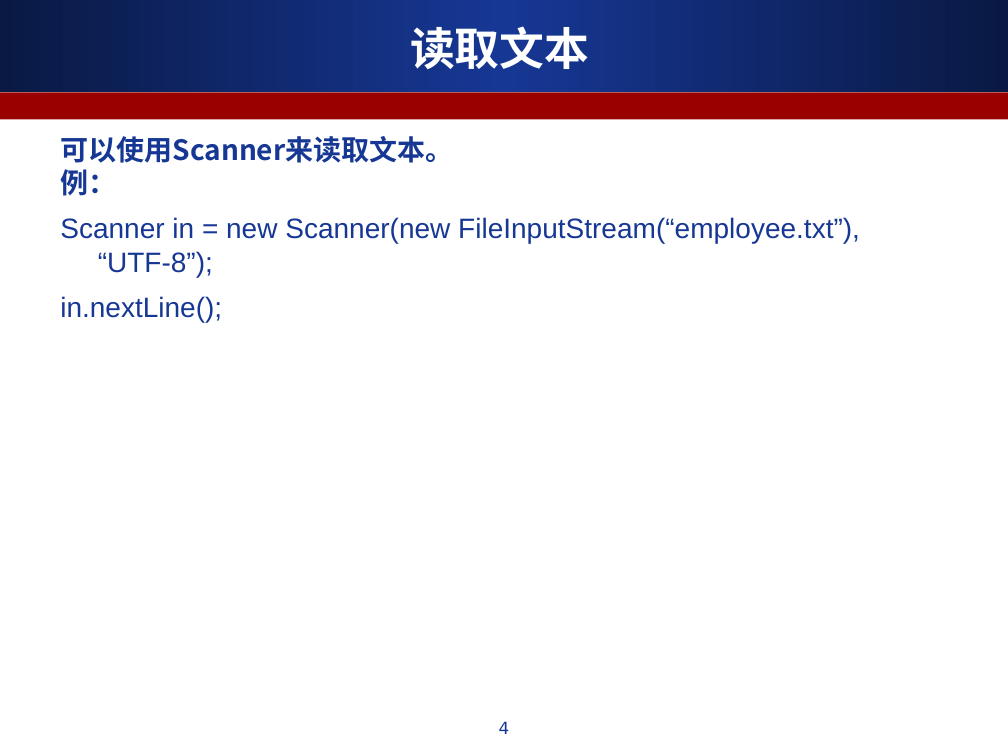
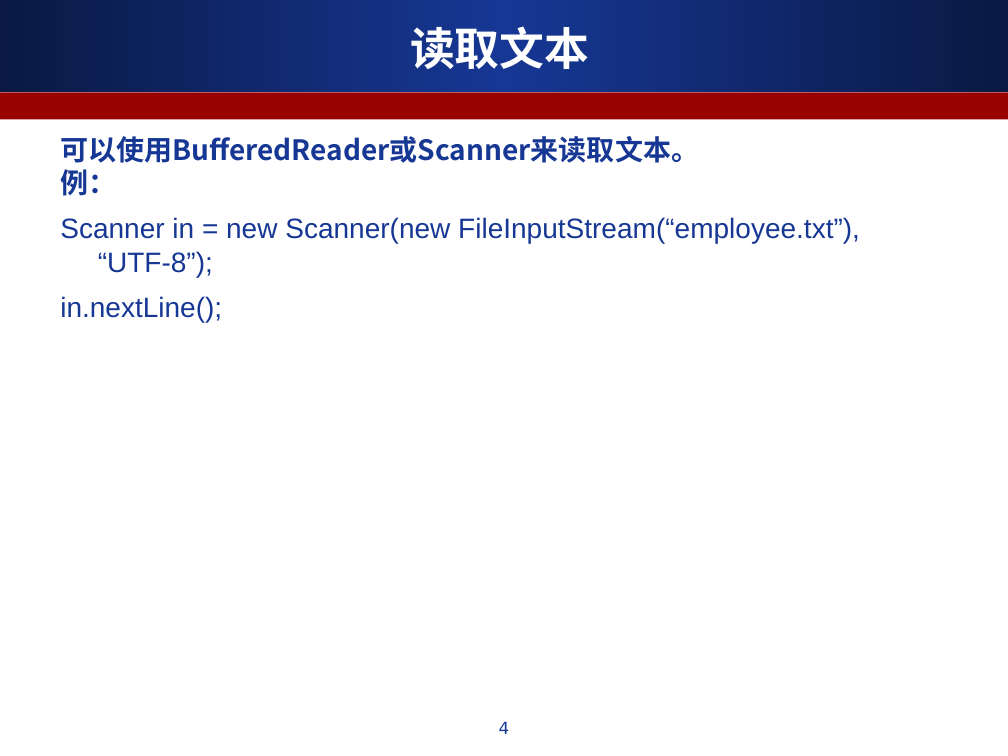
Before and after one commit to ALiberInc/Training, a slide deck: slide 4 of Java/第七章_流与文件.ppt. Drawn at 1008x756 pixels with LibreOffice and Linux fonts; fonts in the diff are those of the drawing. Boxes give left, top, right and bottom in pixels: in the first picture for what was removed or moved away, otherwise in the second. Text is boxed around its words. In the diff, an @@ line names an element or a change of style, - is before the commit and + after.

```diff
--- a/Java/第七章_流与文件.ppt
+++ b/Java/第七章_流与文件.ppt
@@ text at box(60, 136, 699, 163): text changed @@
-可以使用Scanner来读取文本。
+可以使用BufferedReader或Scanner来读取文本。
```
Also in this commit, not shown: 3 other slides changed, 2 slides added.
